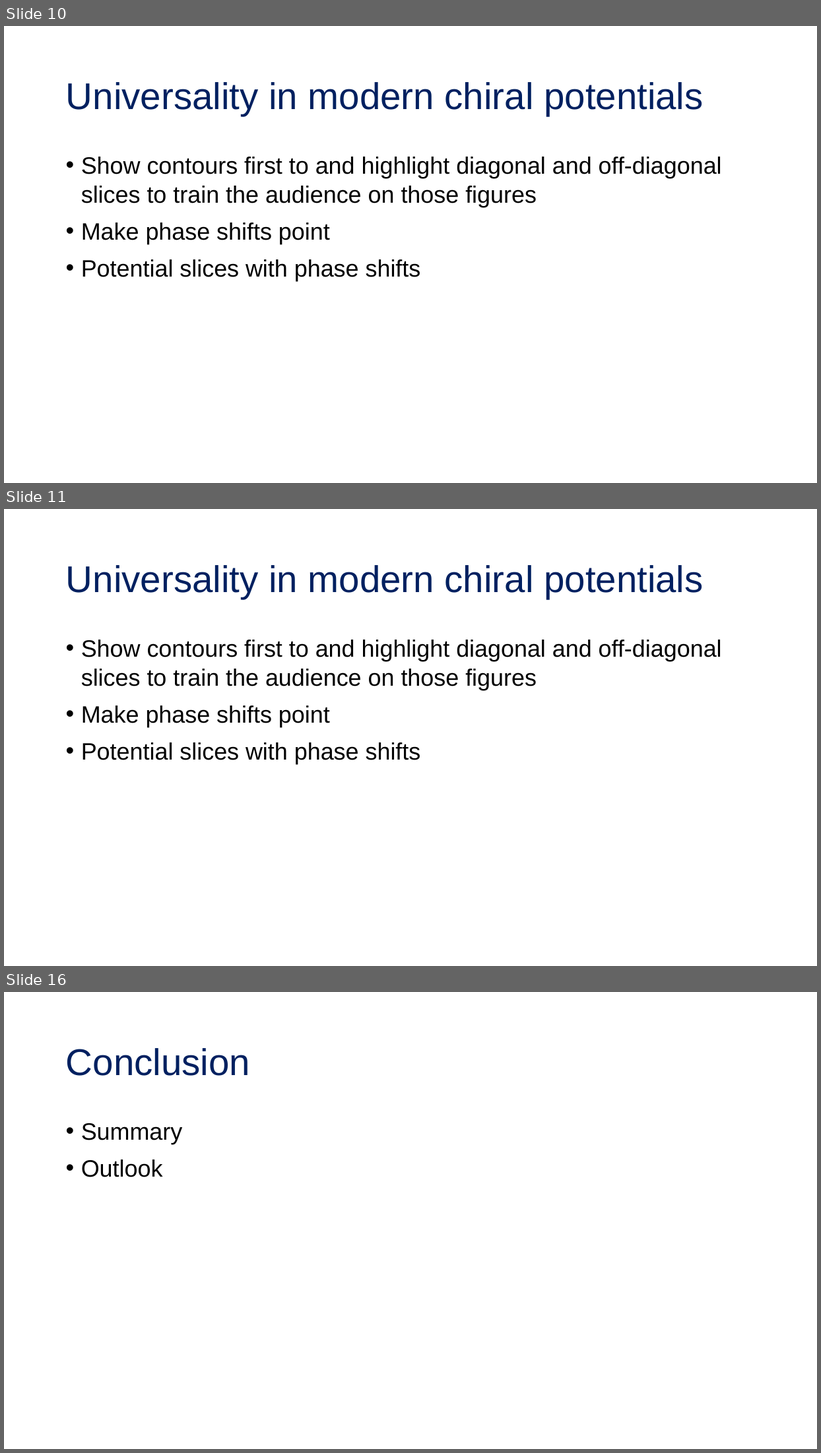
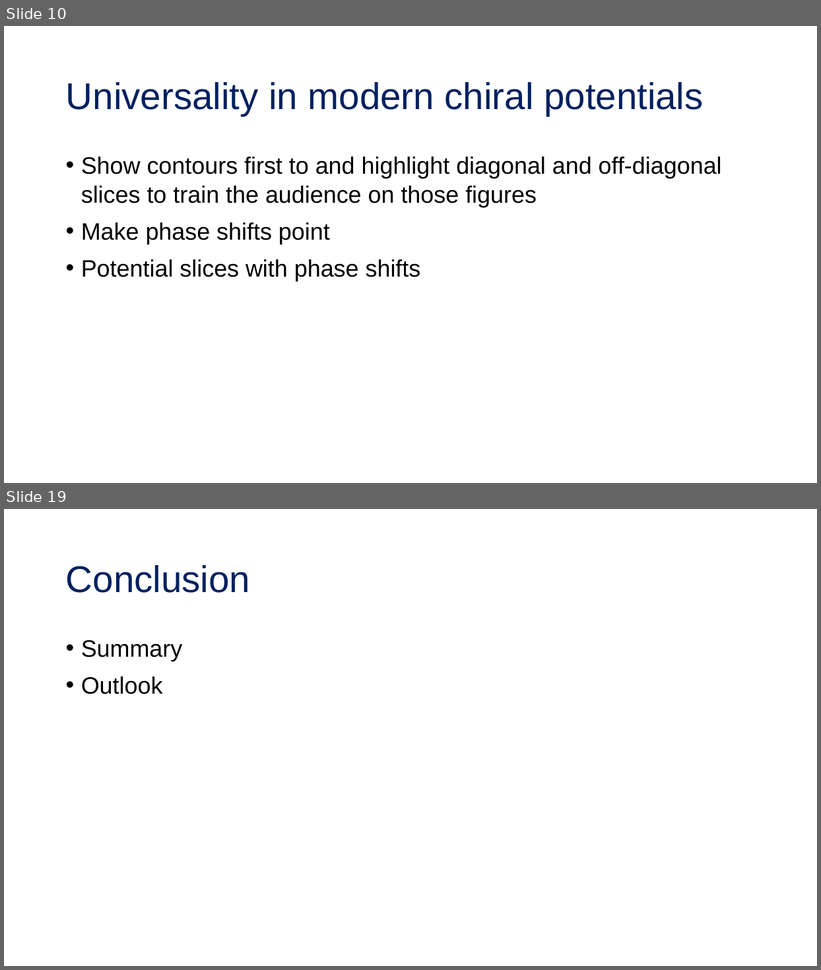
Before and after one commit to tropiano4/tropiano-srg, a slide deck: Presentations/DNP_October2019/tropiano_dnp_october2019.ppt. Shown one above the other, each under a label of ours: slides 10, 11 and 16 before the commit, slides 10 and 19 after it; the slides between them are not shown. The pictures are 821x1453 and 821x970 pixels, drawn with LibreOffice and Linux fonts; fonts in the diff are those of the drawing. Boxes give left, top, right and bottom in pixels: in the first picture for what was removed or moved away, otherwise in the second. Text is boxed around its words. In the diff, an @@ line names an element or a change of style, - is before the commit and + after.

```diff
--- a/Presentations/DNP_October2019/tropiano_dnp_october2019.ppt
+++ b/Presentations/DNP_October2019/tropiano_dnp_october2019.ppt
@@ slide 11 removed at [4,509,817,966], background #FFFFFF @@
@@ title removed at [66,565,704,599] @@
-Universality in modern chiral potentials
@@ text removed at [81,640,722,764] @@
-• Show contours first to and highlight diagonal and off-diagonal slices to train the audience on those figures
-• Make phase shifts point
-• Potential slices with phase shifts
@@ what was slide 16 is now slide 19 @@
```
Also in this commit, not shown: 10 slides changed, 2 slides added, 2 other files.
